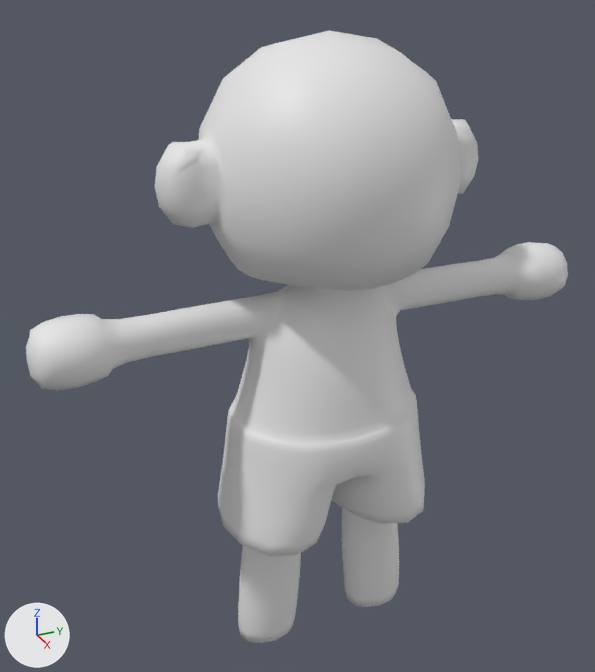
A saved change to the Blender file Assets/_02_ART/Character/personaje.blend.
One viewpoint serves both versions: a 50 mm camera at (3.34, -1.65, 3.5) aimed at (-0.11, -0.1, 1.77). Arrows for +X, +Y and +Z are at lower left; the lights stay in place.
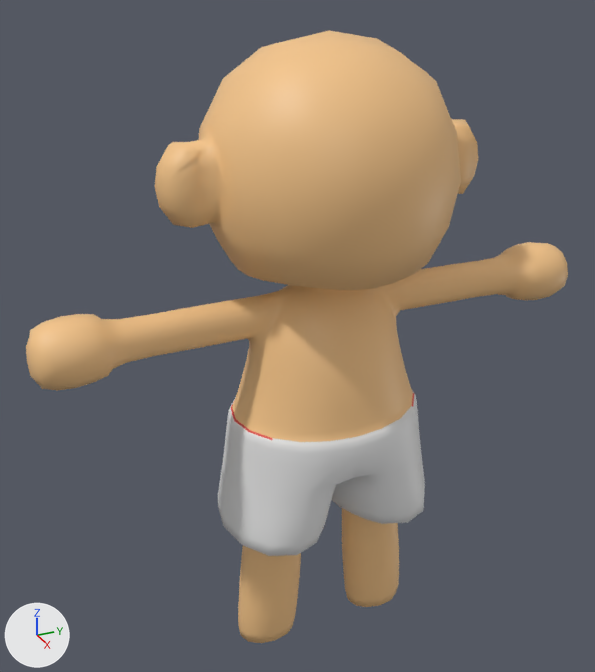
The change, as a diff of the scene's bpy script:
```diff
--- a/Assets/_02_ART/Character/personaje.blend.py
+++ b/Assets/_02_ART/Character/personaje.blend.py
@@ img_personaje_png @@
+img_personaje_png = load_image('personaje.png', 'personaje.png', 1024, 1024, 'sRGB')
@@ mat_pantalon @@
+mat_pantalon = principled_material('pantalon')
+mat_pantalon.base_color = (0.8, 0.8, 0.8)  # white #e7e7e7
@@ mat_cuerpo @@
+mat_cuerpo = principled_material('cuerpo')
+mat_cuerpo.texture = img_personaje_png
@@ me_cube_001 @@
 me_cube_001.from_pydata(...)  # 1526 vertices, 1506 faces; spans x -0.59..0.59, y -1.41..1.41, z 0.04..3.22
 # used by ob_cube; location = (0.0, 0.0, 0.0)
+# me_cube_001 part 1: 1110 of the faces centred in x -0.56..0.56, y -1.39..1.39, z 0.04..3.2 switch from no material to mat_cuerpo (picture img_personaje_png)
+me_cube_001.materials.append(mat_pantalon)  # white #e7e7e7
```

Boxes (x1, y1, x2, y2) around the edits, measured in the pictures (595 x 672 px):
part 1 of me_cube_001, recoloured (grey to brown)
    both: (26, 30, 568, 643)
